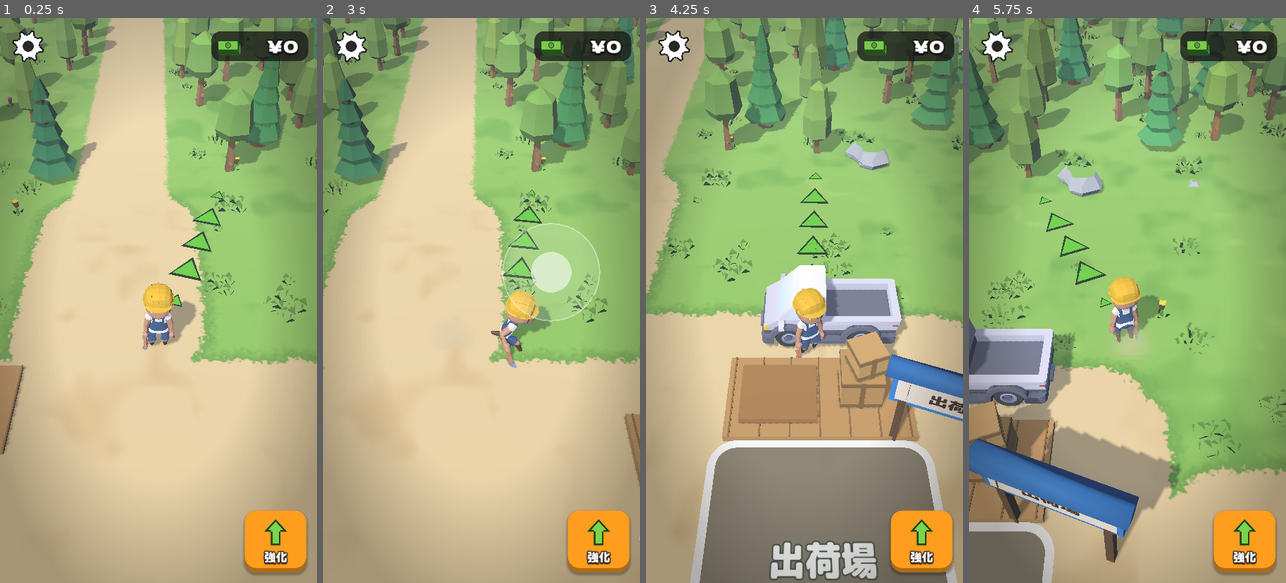
Above: before the commit, frames 1-4 (left to right).
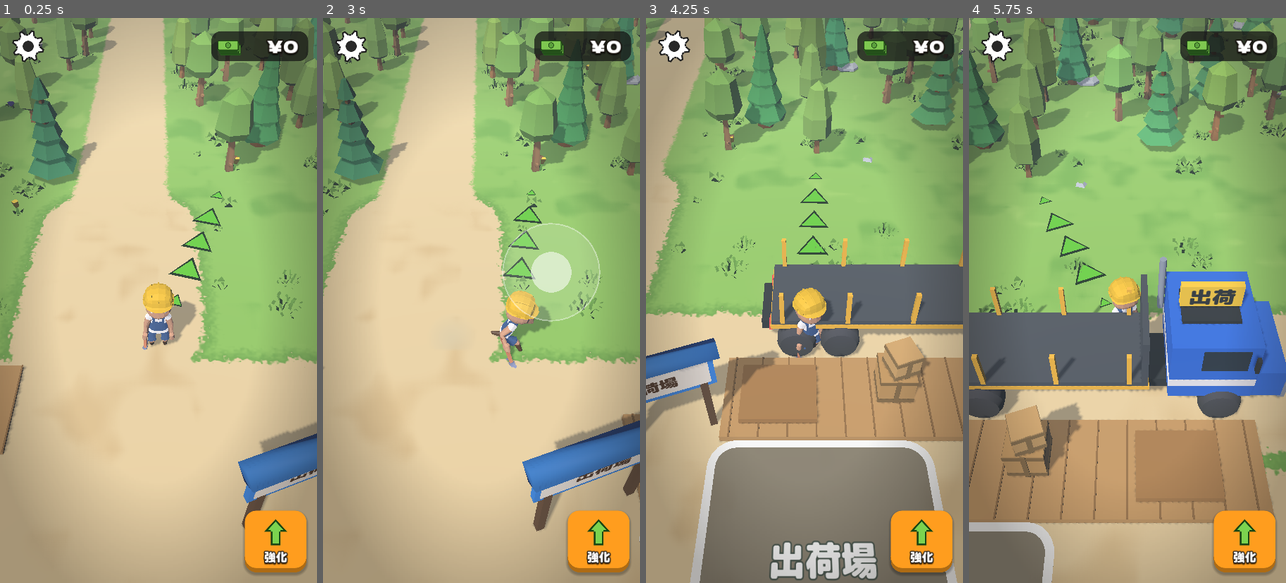
Above: after the commit, the same moments.

Repository: seoooma/tree-miner
Game: Godot game, scene res://scenes/main.tscn
Same seed, same stepped clock (60 frames per second), same inputs: the game is played once before the commit and once after it.
Inputs (mouse positions are in pixels of both pictures, inside the frame that each line leads up to):
- Up to frame 1 (0.25 s): no input
- Up to frame 2 (3 s): click (351, 46) at 0.52 s; click (598, 543) at 1.27 s; click (611, 238) at 2.02 s; tap Enter at 2.75 s; move the mouse to (551, 272) at 2.77 s; hold D from 2.78 s (still down); tap E at 2.85 s; click (551, 272) at 2.92 s
- Up to frame 3 (4.25 s): release D at 3.5 s; drag from (741, 328) to (788, 413) at 3.52 s
- Up to frame 4 (5.75 s): move the mouse to (1159, 176) at 4.27 s; hold D 4.28-5 s; tap E at 4.35 s; drag from (1111, 413) to (1032, 215) at 5.02 s

The runs differ from the first frame. In frame 1, 3.3% of the frame differs, in the area x 0-100%, y 5-91%; in frame 2, 4.5%; in frame 3, 18%; in frame 4, 37%, in the area x 0-100%, y 0-97%.

Commit message:
販売専用のトラックと、丸太をそのまま売る枠を追加する (#20)
- 出荷場の奥に青い運転台の長い平荷台トラック（屋根に「出荷」の札。乗れない）を停め、
  板・丸太を出荷のペースで積み込む。満載か積む物が2.5秒無くなると代金が入り、拠点の外へ走り去って空で戻る
- 出荷場の右隣に「丸太を売る」枠を追加（丸太の売値 = 板の半値）
- トラックの道を土の作業場として敷く。積み荷・丸太の山はセーブに入る


Claude-Session: https://claude.ai/code/session_01PjCfv6TjcpzinASybi8SSq

Co-authored-by: Claude <noreply@anthropic.com>

Diff:
--- a/data/balance.json
+++ b/data/balance.json
@@ -68,7 +68,11 @@
 	},
 
 	"dock": {
-		"_comment": "出荷場に置いた板は、強化『出荷のペース』の枚/秒で1枚ずつ売れていく。置ける数に上限はない"
+		"_comment": "出荷場に置いた板と、隣の『丸太を売る』枠に置いた丸太は、強化『出荷のペース』の個/秒で販売のトラックに積まれる。置ける数に上限はない。丸太は丸太の売値（板の半値）で売れる",
+		"_truck_note": "トラック1台に積める数 = max(truck_min_capacity, 出荷のペース x truck_load_sec)。満載か、積む物が depart_idle_sec 秒無くなると代金が入って走り去り、すぐ空のトラックが戻る",
+		"truck_load_sec": 10,
+		"truck_min_capacity": 12,
+		"depart_idle_sec": 2.5
 	},
 
 	"camera": {
@@ -125,8 +129,8 @@
 		  "base_value": 5.0, "per_level": 0.4,  "base_cost": 25,  "cost_growth": 1.6,  "max_level": 15, "unit": "m/秒",  "decimals": 1 },
 		{ "id": "sawmill",    "name": "製材ライン", "desc": "Lv1で開放。丸太を板(売値x2)に加工。以降は加工速度アップ",
 		  "base_value": 0.25, "per_level": 0.25, "base_cost": 150, "cost_growth": 1.7, "max_level": 20, "unit": "本/秒", "decimals": 2, "locked_at_zero": true },
-		{ "id": "dock",       "name": "出荷のペース", "desc": "出荷場に置いた板が売れていく速さ",
-		  "base_value": 0.5, "per_level": 0.3, "base_cost": 120, "cost_growth": 1.6, "max_level": 20, "unit": "枚/秒", "decimals": 1, "requires": "sawmill" },
+		{ "id": "dock",       "name": "出荷のペース", "desc": "出荷場の板・丸太を販売のトラックに積む速さ。速いほど大きなトラックが来る",
+		  "base_value": 0.5, "per_level": 0.3, "base_cost": 120, "cost_growth": 1.6, "max_level": 20, "unit": "個/秒", "decimals": 1, "requires": "sawmill" },
 		{ "id": "plank_belt", "name": "板のコンベア", "desc": "Lv1で開放。製材所の板を出荷場へ自動で運ぶ。以降は運ぶ速さアップ",
 		  "base_value": 0.2, "per_level": 0.4, "base_cost": 500, "cost_growth": 1.6, "max_level": 12, "unit": "枚/秒", "decimals": 1, "locked_at_zero": true, "requires": "sawmill" },
 		{ "id": "lumberjack", "name": "伐採員",     "desc": "雇った仲間。役割（伐採／運搬）を下で切り替えられる",
--- a/scripts/main.gd
+++ b/scripts/main.gd
@@ -17,8 +17,9 @@
 const LINE_X := {"river": -16.5}
 const LINE_CLEAR_X := 14.6
 ## 拠点の土の作業場: Vector4(中心x, 中心z, 半幅x, 半幅z)。製材所・出荷場・給油所の広場、森への道、
-## 左（川の集積所と伐採機の出現位置）と右（運搬車の出現位置）
+## 左（川の集積所と伐採機の出現位置）と右（運搬車の出現位置）、出荷場の奥から拠点の外（右端）へ抜ける販売のトラックの道
 const SAND_RECTS: Array[Vector4] = [
+	Vector4(14.5, 4.6, 7.0, 1.5),
 	Vector4(-0.5, 10.0, 9.5, 5.6),
 	Vector4(0.0, 2.0, 1.9, 3.2),
 	Vector4(-13.0, 8.6, 4.6, 4.8),
--- a/scripts/ui/hud.gd
+++ b/scripts/ui/hud.gd
@@ -24,7 +24,7 @@
 	"lumberjack": "人数",
 	"lumberjack_capacity": "積載量",
 	"river": "流れの速さ",
-	"dock": "売れる速さ",
+	"dock": "積み込む速さ",
 	"plank_belt": "運ぶ速さ",
 	"conveyor": "運ぶ速さ",
 	"harvester": "伐採力",
--- /dev/null
+++ b/scripts/world/sale_truck.gd
@@ -0,0 +1,188 @@
+class_name SaleTruck
+extends Node3D
+## 出荷場に来る販売専用のトラック（見た目と動きだけ。積み込みと売上は ShipDock が決める）。
+## プレイヤーが乗る機械（トラクター・小型トラック）と見分けがつくように、
+## 青い運転台に長い平荷台を引く大きなトラックにして、屋根に「出荷」の札を付けている。乗れない。
+## 正面は +X。荷台に板・丸太が積まれ、満載になると +X の方向（拠点の外）へ走り去り、
+## しばらくすると空のトラックがバックで戻ってくる。
+
+signal arrived
+
+enum State { PARKED, LEAVING, AWAY, ARRIVING }
+
+## 停める位置から、見えなくなる位置までの距離（+X 方向）
+const EXIT_DISTANCE := 18.0
+const SPEED := 9.0
+const AWAY_SEC := 0.6
+## 荷台（ローカル座標）。板は荷台の長さ方向に4枚、横に4枚並べて積む
+const BED_CENTER := Vector3(-0.85, 0.82, 0)
+const BED_SIZE := Vector3(4.0, 0.12, 1.5)
+const SLOT_COLS := 4
+const SLOT_ROWS := 4
+const LAYER_H := 0.17
+const VISIBLE_MAX := 64
+
+const CAB_COLOR := Color("#2f6fd6")
+const TRIM_COLOR := Color("#f4f1ea")
+const BED_COLOR := Color("#4a4f57")
+const STAKE_COLOR := Color("#ffc23d")
+
+var state := State.PARKED
+## 積んでいる荷物 {"kind": "plank" | "log", "tree": 木のID}
+var cargo: Array[Dictionary] = []
+
+var park_x := 0.0
+var _speed := 0.0
+var _away_timer := 0.0
+var _wheels: Array[Node3D] = []
+var _body: Node3D
+var _load_root: Node3D
+
+
+func _ready() -> void:
+	park_x = position.x
+	_build()
+
+
+func is_parked() -> bool:
+	return state == State.PARKED
+
+
+## 次に積む荷物が飛んでいく先（荷台の上）
+func next_slot_position() -> Vector3:
+	return to_global(_slot(mini(cargo.size(), VISIBLE_MAX - 1)) + Vector3(0, 0.15, 0))
+
+
+func add_cargo(kind: String, tree_id: String) -> void:
+	cargo.append({"kind": kind, "tree": tree_id})
+	if cargo.size() <= VISIBLE_MAX:
+		_load_root.add_child(_cargo_mesh(cargo.size() - 1))
+
+
+func clear_cargo() -> void:
+	cargo.clear()
+	for child in _load_root.get_children():
+		child.queue_free()
+
+
+## 積み荷ごと拠点の外へ走り去る
+func depart() -> void:
+	if state != State.PARKED:
+		return
+	state = State.LEAVING
+	_speed = 0.0
+
+
+func _process(delta: float) -> void:
+	match state:
+		State.LEAVING:
+			_speed = minf(SPEED, _speed + 6.0 * delta)
+			position.x += _speed * delta
+			if position.x >= park_x + EXIT_DISTANCE:
+				state = State.AWAY
+				visible = false
+				_away_timer = AWAY_SEC
+				clear_cargo()
+		State.AWAY:
+			_away_timer -= delta
+			if _away_timer <= 0.0:
+				state = State.ARRIVING
+				visible = true
+				position.x = park_x + EXIT_DISTANCE
+		State.ARRIVING:
+			# バックで出荷場の横へ。止まる手前でゆっくりになる
+			var left := position.x - park_x
+			var v := clampf(left * 1.6, 1.2, SPEED)
+			position.x = maxf(park_x, position.x - v * delta)
+			_speed = -v
+			if position.x <= park_x:
+				_speed = 0.0
+				state = State.PARKED
+				arrived.emit()
+		State.PARKED:
+			_speed = 0.0
+	# タイヤを回し、走っているときだけ車体を少し揺らす
+	for w in _wheels:
+		w.rotate_object_local(Vector3.RIGHT, -_speed * delta / 0.36)
+	if _body:
+		_body.position.y = sin(Time.get_ticks_msec() * 0.02) * 0.015 if absf(_speed) > 0.1 else 0.0
+
+
+func _slot(index: int) -> Vector3:
+	var per_layer := SLOT_COLS * SLOT_ROWS
+	var layer := floori(index / float(per_layer))
+	var cell := index % per_layer
+	var col := cell % SLOT_COLS
+	var row := floori(cell / float(SLOT_COLS))
+	return BED_CENTER + Vector3((col - (SLOT_COLS - 1) * 0.5) * 0.96, 0.14 + layer * LAYER_H, (row - (SLOT_ROWS - 1) * 0.5) * 0.33)
+
+
+func _cargo_mesh(index: int) -> Node3D:
+	var item := cargo[index]
+	var node: Node3D
+	if item["kind"] == "log":
+		node = LogDrop.make_log_mesh(item["tree"], 0.0)
+		node.scale = Vector3(1.3, 1.2, 1.2)
+	else:
+		node = Sawmill._plank_mesh(item["tree"])
+	node.position = _slot(index)
+	node.rotation_degrees.y = 2.0 if index % 2 == 0 else -2.0
+	return node
+
+
+## 車体: 青い運転台（白い帯と屋根の「出荷」の札）＋黄色い柱の長い平荷台＋6輪
+func _build() -> void:
+	_body = Node3D.new()
+	add_child(_body)
+	# シャシー
+	_body.add_child(Fx.box(Vector3(5.9, 0.22, 1.0), Color("#2b2f35"), Vector3(-0.1, 0.5, 0), "metal"))
+	# 運転台（前が +X）
+	var cab_x := 2.15
+	_body.add_child(Fx.box(Vector3(1.35, 1.25, 1.62), CAB_COLOR, Vector3(cab_x, 1.2, 0), "metal"))
+	_body.add_child(Fx.box(Vector3(0.55, 0.6, 1.55), CAB_COLOR, Vector3(cab_x + 0.9, 0.85, 0), "metal"))
+	_body.add_child(Fx.box(Vector3(1.37, 0.16, 1.64), TRIM_COLOR, Vector3(cab_x, 0.95, 0)))
+	_body.add_child(Fx.box(Vector3(0.08, 0.5, 1.4), Color("#24303f"), Vector3(cab_x + 0.66, 1.5, 0)))
+	for z in [-1, 1]:
+		_body.add_child(Fx.box(Vector3(0.7, 0.45, 0.04), Color("#24303f"), Vector3(cab_x + 0.15, 1.52, z * 0.81)))
+		_body.add_child(Fx.box(Vector3(0.1, 0.12, 0.3), Color("#fff0b0"), Vector3(cab_x + 1.17, 0.95, z * 0.55)))
+		# バックミラー
+		_body.add_child(Fx.box(Vector3(0.06, 0.28, 0.08), Color("#2b2f35"), Vector3(cab_x + 0.6, 1.55, z * 0.92)))
+	_body.add_child(Fx.box(Vector3(0.12, 0.3, 1.5), Color("#9aa3ad"), Vector3(cab_x + 1.2, 0.62, 0), "metal"))
+	# 屋根の「出荷」の札（販売のトラックだとひと目でわかるように）
+	_body.add_child(Fx.box(Vector3(0.9, 0.06, 0.7), Color("#2b2f35"), Vector3(cab_x - 0.05, 1.86, 0)))
+	var board := Fx.box(Vector3(0.95, 0.42, 0.12), Color("#ffd23f"), Vector3(cab_x - 0.05, 2.12, 0))
+	_body.add_child(board)
+	for side in [-1, 1]:
+		var label := Label3D.new()
+		label.text = "出荷"
+		label.font_size = 64
+		label.pixel_size = 0.0055
+		label.modulate = Color("#2b2f35")
+		label.outline_size = 0
+		label.position = Vector3(cab_x - 0.05, 2.12, side * 0.065)
+		label.rotation_degrees.y = 0.0 if side > 0 else 180.0
+		_body.add_child(label)
+	# 排気筒
+	_body.add_child(Fx.cylinder(0.06, 1.1, Color("#9aa3ad"), Vector3(cab_x - 0.75, 1.65, -0.7), -1.0, 8, false, "metal"))
+	# 平荷台と前の鳥居（荷物止め）、両脇の黄色い柱
+	_body.add_child(Fx.box(BED_SIZE, BED_COLOR, BED_CENTER, "metal"))
+	_body.add_child(Fx.box(Vector3(BED_SIZE.x + 0.04, 0.08, BED_SIZE.z + 0.04), STAKE_COLOR, BED_CENTER + Vector3(0, -0.08, 0), "metal"))
+	_body.add_child(Fx.box(Vector3(0.1, 1.0, 1.5), BED_COLOR, BED_CENTER + Vector3(BED_SIZE.x * 0.5 - 0.05, 0.5, 0), "metal"))
+	for i in 4:
+		var x := BED_CENTER.x - BED_SIZE.x * 0.5 + 0.2 + i * (BED_SIZE.x - 0.5) / 3.0
+		for z in [-1, 1]:
+			_body.add_child(Fx.box(Vector3(0.08, 0.7, 0.08), STAKE_COLOR, BED_CENTER + Vector3(x - BED_CENTER.x, 0.35, z * 0.72), "metal"))
+	# テールランプ
+	for z in [-1, 1]:
+		_body.add_child(Fx.box(Vector3(0.06, 0.12, 0.25), Color("#ff4d4d"), Vector3(BED_CENTER.x - BED_SIZE.x * 0.5 - 0.02, 0.62, z * 0.55)))
+	# タイヤ（Kenney の Car Kit のトラック用）。前1軸・後ろ2軸
+	for x in [2.35, -1.6, -2.4]:
+		for z in [-1, 1]:
+			var wheel := Fx.model("res://assets/kenney/car/wheel-truck.glb")
+			wheel.position = Vector3(x, 0.36, z * 0.7)
+			wheel.rotation_degrees.y = 90.0
+			wheel.scale = Vector3.ONE * 1.2
+			add_child(wheel)
+			_wheels.append(wheel)
+	_load_root = Node3D.new()
+	_body.add_child(_load_root)
--- a/scripts/world/ship_dock.gd
+++ b/scripts/world/ship_dock.gd
@@ -1,64 +1,110 @@
 class_name ShipDock
 extends Station
-## 出荷場。製材ライン開放後、板をここに運ぶと荷台に積まれ、1枚ずつ売れていく。
-## - 売れる速さは強化『出荷のペース』（枚/秒）。荷台に置ける数に上限はない
+## 出荷場。製材ライン開放後、板をここに運ぶと荷台に積まれ、販売のトラックに積み込まれていく。
+## - 隣の「丸太を売る」枠に置いた丸太も同じトラックで売れる（板より安い。製材所が追いつかないときの逃がし先）
+## - 積み込む速さは強化『出荷のペース』（個/秒）。荷台に置ける数に上限はない
+## - トラックが満載になるか、積む物がしばらく無くなると、積み荷の代金が入ってトラックが拠点の外へ走り去る。
+##   すぐに空のトラックが戻ってくる。トラックがいない間の積み込みは貯めておき、戻ってきたらまとめて積む
 ## - 強化『板のコンベア』を開放すると、製材所の出口の板がコンベアで荷台へ自動で運ばれる
 
 const PAD_RADIUS := 1.8
 const SELL_ID := "dock"
 const BELT_ID := "plank_belt"
 const PILE_VISIBLE := 48
+## 丸太を売る枠（出荷場の右隣）
+const LOG_PAD_OFFSET := Vector3(3.7, 0, 0.2)
+const LOG_PAD_RADIUS := 1.35
+const LOG_PILE_OFFSET := Vector3(3.6, 0.26, -2.6)
+## 販売のトラックを停める位置（荷台の奥。正面は +X で、拠点の外へ向かう）
+const TRUCK_OFFSET := Vector3(2.0, 0, -4.4)
 
 var sawmill: Sawmill
-## 荷台に積まれて売れるのを待っている板（木のID）
+## 荷台に積まれてトラックを待っている板（木のID）
 var stock: Array[String] = []
+## 丸太を売る枠の横に積まれてトラックを待っている丸太（木のID）
+var log_stock: Array[String] = []
 ## 製材所の出口 → 荷台のコンベア
 var belt: Conveyor
+var truck: SaleTruck
 
 var _zone: Zone
-## 荷台の板の山。数は stock と同じで、売れた分だけ消える
+var _log_zone: Zone
+## 荷台の板の山。数は stock と同じで、トラックに積んだ分だけ消える
 var _stock_pile: Node3D
-var _sell_progress := 0.0
+var _log_pile: Node3D
+## 積み込みの進み具合（1 で1個積む）。トラックがいない間も貯まる（上限はトラック1台分）
+var _load_progress := 0.0
+## 積む物が無くなってからの秒数（積み荷があればこの秒数で出発する）
+var _idle_time := 0.0
 
 
 func _ready() -> void:
 	_zone = Zone.new(Vector2.ONE * PAD_RADIUS * 2.0, Color(0.5, 0.85, 0.55, 0.16))
 	add_child(_zone)
-	# 木の桟橋風の床と、出荷待ちの荷物
-	add_child(Fx.box(Vector3(3.2, 0.14, 1.6), Color("#c99a5e"), Vector3(0, 0.07, -2.6), "wood"))
-	for i in 7:
-		add_child(Fx.box(Vector3(0.03, 0.02, 1.6), Color("#9a7040"), Vector3(-1.5 + i * 0.5, 0.15, -2.6)))
+	_log_zone = Zone.new(Vector2.ONE * LOG_PAD_RADIUS * 2.0, Color(0.92, 0.55, 0.3, 0.16))
+	_log_zone.position = LOG_PAD_OFFSET
+	add_child(_log_zone)
+	# 木の桟橋風の床（左に板、右に丸太を積む）と、出荷待ちの荷物
+	add_child(Fx.box(Vector3(6.6, 0.14, 1.6), Color("#c99a5e"), Vector3(1.65, 0.07, -2.6), "wood"))
+	for i in 14:
+		add_child(Fx.box(Vector3(0.03, 0.02, 1.6), Color("#9a7040"), Vector3(-1.5 + i * 0.48, 0.15, -2.6)))
 	add_child(Fx.box(Vector3(1.3, 0.12, 1.1), Color("#b07f48"), Vector3(-0.7, 0.2, -2.6), "wood"))
-	# 桟橋の奥に、板を運び出すトラックを停めておく（見た目だけ）
-	var truck := Fx.model("res://assets/kenney/car/truck-flat.glb")
-	truck.scale = Vector3.ONE * 0.95
-	truck.position = Vector3(0.2, 0, -4.3)
-	truck.rotation_degrees.y = -90.0
-	add_child(truck)
+	add_child(Fx.box(Vector3(1.3, 0.12, 1.1), Color("#b07f48"), Vector3(LOG_PILE_OFFSET.x, 0.2, -2.6), "wood"))
 	_stock_pile = Node3D.new()
 	_stock_pile.position = Vector3(-0.7, 0.26, -2.6)
 	add_child(_stock_pile)
-	var c1 := Props.crate(0.7)
-	c1.position = Vector3(0.7, 0.14, -2.7)
+	_log_pile = Node3D.new()
+	_log_pile.position = LOG_PILE_OFFSET
+	add_child(_log_pile)
+	var c1 := Props.crate(0.6)
+	c1.position = Vector3(1.3, 0.14, -2.75)
 	add_child(c1)
-	var c2 := Props.crate(0.5, Color("#d8ab6a"))
-	c2.position = Vector3(0.75, 0.84, -2.7)
+	var c2 := Props.crate(0.45, Color("#d8ab6a"))
+	c2.position = Vector3(1.35, 0.74, -2.75)
 	c2.rotation_degrees.y = 20.0
 	add_child(c2)
 	var signboard := Props.signboard("出荷場", Color("#3b8fe0"))
-	signboard.position = Vector3(1.9, 0, -1.6)
-	signboard.rotation_degrees.y = -20.0
+	signboard.position = Vector3(-2.5, 0, -1.9)
+	signboard.rotation_degrees.y = 20.0
 	add_child(signboard)
+	# 販売のトラック（プレイヤーが乗る機械とは別。乗れない）
+	truck = SaleTruck.new()
+	truck.position = TRUCK_OFFSET
+	add_child(truck)
+	truck.arrived.connect(func() -> void: _idle_time = 0.0)
 	stock = GameState.stock_list("dock")
-	GameState.saving.connect(func() -> void:
-		var ids := stock.duplicate()
-		if belt:
-			ids.append_array(belt.ids_in_flight())
-		GameState.stock["dock"] = ids)
+	log_stock = GameState.stock_list("dock_logs")
+	for entry in GameState.stock.get("dock_truck", []):
+		var parts := str(entry).split(":")
+		if parts.size() == 2 and parts[0] in ["plank", "log"] and not GameData.tree_def(parts[1]).is_empty():
+			truck.add_cargo(parts[0], parts[1])
+	GameState.saving.connect(_on_saving)
 	_build_belt()
 	GameState.upgrade_changed.connect(func(_id: String, _level: int) -> void: _refresh())
 	_refresh()
 	_rebuild_stock()
+	_rebuild_logs()
+
+
+func _on_saving() -> void:
+	var ids := stock.duplicate()
+	if belt:
+		ids.append_array(belt.ids_in_flight())
+	GameState.stock["dock"] = ids
+	GameState.stock["dock_logs"] = log_stock.duplicate()
+	# 走り去っている途中のトラックの積み荷は、出発したときに売れている
+	var cargo: Array[String] = []
+	if truck.is_parked():
+		for item in truck.cargo:
+			cargo.append("%s:%s" % [item["kind"], item["tree"]])
+	GameState.stock["dock_truck"] = cargo
+
+
+## トラック1台に積める数。出荷のペースが上がるほど大きなトラックが来る（約10秒ぶん、最低12個）
+static func truck_capacity() -> int:
+	var sec := float(GameData.dock.get("truck_load_sec", 10.0))
+	var min_cap := int(GameData.dock.get("truck_min_capacity", 12))
+	return maxi(min_cap, ceili(GameState.value(SELL_ID) * sec))
 
 
 ## 製材所の出口（コンベアの始点）から荷台の横（終点）までのベルトコンベア。強化で開放するまでは隠す
@@ -82,6 +128,7 @@
 func _refresh() -> void:
 	var unlocked := GameState.level("sawmill") > 0
 	_zone.set_fill(Color(0.5, 0.85, 0.55, 0.16) if unlocked else Color(0.3, 0.3, 0.3, 0.2))
+	_log_zone.visible = unlocked
 	if belt:
 		belt.set_active(unlocked and GameState.level(BELT_ID) > 0)
 	_update_label()
@@ -95,6 +142,7 @@
 	if not stock.is_empty():
 		title = "出荷中"
 	_zone.set_text(title, "板: %d" % stock.size())
+	_log_zone.set_text("丸太を売る", "板の半値")
 
 
 func _process(delta: float) -> void:
@@ -107,15 +155,79 @@
 			var item := stack.take("plank")
 			Fx.fly_item(self, Sawmill._plank_mesh(item["tree"]), (carrier as Node3D).global_position + Vector3(0, 1.0, 0), _pile_top(), 0.25)
 			_add_stock(item["tree"])
-	# 荷台の板が1枚ずつ売れていく
-	if stock.is_empty():
-		_sell_progress = 0.0
+	# 運んできた丸太を、丸太を売る枠の横に置く
+	for carrier in carriers_near(global_position + LOG_PAD_OFFSET, LOG_PAD_RADIUS):
+		var stack: CarryStack = carrier.stack
+		if stack.count("log") > 0 and tick(carrier, "sell_log", delta):
+			var item := stack.take("log")
+			Fx.fly_item(self, LogDrop.make_log_mesh(item["tree"]), (carrier as Node3D).global_position + Vector3(0, 1.0, 0), _log_pile_top(), 0.25)
+			add_log(item["tree"])
+	_process_truck(delta)
+	_update_label()
+
+
+## 荷台の板・丸太を、出荷のペースでトラックに積む。満載か、積む物がしばらく無ければ出発
+func _process_truck(delta: float) -> void:
+	var capacity := truck_capacity()
+	var has_goods := not stock.is_empty() or not log_stock.is_empty()
+	if has_goods:
+		var room := capacity - (truck.cargo.size() if truck.is_parked() else 0)
+		_load_progress = minf(_load_progress + GameState.value(SELL_ID) * delta, maxf(1.0, float(room)))
 	else:
-		_sell_progress += GameState.value(SELL_ID) * delta
-		while _sell_progress >= 1.0 and not stock.is_empty():
-			_sell_progress -= 1.0
-			_sell_one()
-	_update_label()
+		_load_progress = minf(_load_progress, 1.0)
+	if not truck.is_parked():
+		return
+	while _load_progress >= 1.0 and truck.cargo.size() < capacity and (not stock.is_empty() or not log_stock.is_empty()):
+		_load_progress -= 1.0
+		_load_one()
+	if truck.cargo.is_empty():
+		_idle_time = 0.0
+		return
+	if not stock.is_empty() or not log_stock.is_empty():
+		_idle_time = 0.0
+	else:
+		_idle_time += delta
+	if truck.cargo.size() >= capacity or _idle_time >= float(GameData.dock.get("depart_idle_sec", 2.5)):
+		_depart()
+
+
+## 荷台から1個トラックに積む（多いほうの山から）
+func _load_one() -> void:
+	if log_stock.size() > stock.size():
+		var log_id: String = log_stock.pop_back()
+		var from := _log_pile_top()
+		_rebuild_logs()
+		Fx.fly_item(self, LogDrop.make_log_mesh(log_id), from, truck.next_slot_position(), 0.3)
+		truck.add_cargo("log", log_id)
+	else:
+		var plank_id: String = stock.pop_front()
+		var from := _pile_top()
+		_rebuild_stock()
+		Fx.fly_item(self, Sawmill._plank_mesh(plank_id), from, truck.next_slot_position(), 0.3)
+		truck.add_cargo("plank", plank_id)
+	Audio.play("drop", -14.0, 1.25)
+
+
+## 積み荷の代金を受け取って、トラックを走らせる
+func _depart() -> void:
+	var total := 0
+	for item in truck.cargo:
+		total += cargo_price(item)
+	GameState.add_money(total)
+	var at := truck.global_position + Vector3(-0.8, 2.0, 0)
+	Fx.popup(self, at, "+¥%d" % total, Color("#ffe14d"), 84)
+	for i in mini(4, 1 + truck.cargo.size() / 8):
+		Fx.coin_pop(self, at + Vector3(randf_range(-1.2, 1.2), -1.0, 0))
+	Audio.play("sell", -4.0, 1.0)
+	Audio.play("board", -12.0, 0.8)
+	_idle_time = 0.0
+	truck.depart()
+
+
+static func cargo_price(item: Dictionary) -> int:
+	if item.get("kind", "") == "log":
+		return GameData.log_price(str(item.get("tree", "")))
+	return GameData.plank_price(str(item.get("tree", "")))
 
 
 func _add_stock(tree_id: String) -> void:
@@ -123,20 +235,18 @@
 	_rebuild_stock()
 
 
-func _sell_one() -> void:
-	var tree_id: String = stock.pop_front()
-	var top := _pile_top()
-	_rebuild_stock()
-	Fx.fly_item(self, Sawmill._plank_mesh(tree_id), top, top + Vector3(1.2, 1.6, -1.2), 0.35)
-	var price := GameData.plank_price(tree_id)
-	GameState.add_money(price)
-	Fx.popup(self, _stock_pile.global_position + Vector3(0, 0.6, 0), "+¥%d" % price, Color("#ffe14d"))
-	Fx.coin_pop(self, _stock_pile.global_position)
-	Audio.play("sell", -6.0, 1.1)
+## 丸太を売りに出す（丸太を売る枠に置いたとき）
+func add_log(tree_id: String) -> void:
+	log_stock.append(tree_id)
+	_rebuild_logs()
 
 
 func _pile_top() -> Vector3:
 	return _stock_pile.global_position + Vector3(0, 0.1 + floori(mini(stock.size(), PILE_VISIBLE) / 4.0) * 0.17, 0)
+
+
+func _log_pile_top() -> Vector3:
+	return _log_pile.global_position + Vector3(0, 0.12 + floori(mini(log_stock.size(), PILE_VISIBLE) / 4.0) * 0.2, 0)
 
 
 ## 荷台の板の山（4枚ずつ互い違いに積む）
@@ -150,3 +260,16 @@
 		plank.position = Vector3(0, 0.08 + row * 0.17, (col - 1.5) * 0.26)
 		plank.rotation_degrees.y = 4.0 if row % 2 == 0 else -4.0
 		_stock_pile.add_child(plank)
+
+
+## 売りに出した丸太の山（4本ずつ積む）
+func _rebuild_logs() -> void:
+	for child in _log_pile.get_children():
+		child.queue_free()
+	for i in mini(log_stock.size(), PILE_VISIBLE):
+		var col := i % 4
+		var row := floori(i / 4.0)
+		var log_mesh := LogDrop.make_log_mesh(log_stock[i], 90.0)
+		log_mesh.scale = Vector3(1.5, 1.0, 1.0)
+		log_mesh.position = Vector3((col - 1.5) * 0.23 + (0.11 if row % 2 == 1 else 0.0), 0.12 + row * 0.2, 0)
+		_log_pile.add_child(log_mesh)
--- a/tests/smoke_test.gd
+++ b/tests/smoke_test.gd
@@ -80,8 +80,9 @@
 	await _wait(1.0)
 	_check(player.stack.count("plank") == 0 and main.dock.stock.size() > 0, "出荷場に板を置ける (%d枚)" % main.dock.stock.size())
 	_check(main.dock.stock.size() < planks_held or GameState.money == money_before, "板はその場では全部売れず、荷台に残る")
-	await _wait(planks_held / GameState.value("dock") + 1.0)
-	_check(GameState.money > money_before and main.dock.stock.is_empty(), "荷台の板が出荷のペースで売れていく (+¥%d)" % (GameState.money - money_before))
+	await _wait(planks_held / GameState.value("dock") + float(GameData.dock.get("depart_idle_sec", 2.5)) + 1.0)
+	_check(GameState.money > money_before and main.dock.stock.is_empty(), "荷台の板がトラックに積まれ、走り去ると売上が入る (+¥%d)" % (GameState.money - money_before))
+	_check(not main.dock.truck.is_parked() or main.dock.truck.cargo.is_empty(), "積み込んだトラックは拠点の外へ走り去る")
 	_check(main.sawmill.queue.size() + main.sawmill.output.size() > 0 or main.lumberjacks[1].stack.size() > 0, "運搬役の伐採員が丸太を運んでいる")
 
 	# 5. 給油所で燃料缶を受け取る
@@ -336,6 +337,7 @@
 	while (not main.sawmill.output.is_empty() or main.dock.belt.in_flight() > 0 or not main.dock.stock.is_empty()) and frames < 60 * 40:
 		await get_tree().physics_frame
 		frames += 1
+	await _wait(float(GameData.dock.get("depart_idle_sec", 2.5)) + 0.5)
 	_check(main.sawmill.output.is_empty() and main.dock.stock.is_empty() and GameState.money > m0, "板のコンベアで出荷場に届き、売れる (+¥%d, %.1f秒)" % [GameState.money - m0, frames / 60.0])
 	await get_tree().process_frame
 	_check(main.dock._stock_pile.get_child_count() == 0, "売れた板は出荷場に残らない")
@@ -348,6 +350,45 @@
 	await _wait(0.3)
 	_check(player.stack.count("plank") == 0, "出荷場に%d枚あっても板を置ける" % MANY)
 	_empty_hands()
+
+	# 21b. 販売のトラックと、丸太をそのまま売る枠
+	main.dock.stock.clear()
+	main.dock._rebuild_stock()
+	frames = 0
+	while not (main.dock.truck.is_parked() and main.dock.truck.cargo.is_empty()) and frames < 60 * 20:
+		await get_tree().physics_frame
+		frames += 1
+	_check(main.dock.truck.is_parked() and main.dock.truck.cargo.is_empty(), "トラックは走り去ったあと空で戻ってくる (%.1f秒)" % (frames / 60.0))
+	_check(not main.dock.truck.is_in_group("vehicles") and not main.dock.truck.is_in_group("machines"), "販売のトラックには乗れない（機械とは別）")
+	_check(GameData.log_price("oak") < GameData.plank_price("oak"), "丸太の売値は板より安い")
+	_check(main.dock._log_zone.visible, "製材ライン開放後は「丸太を売る」枠がある")
+	var m_logs := GameState.money
+	for i in 3:
+		player.stack.add({"kind": "log", "tree": "oak"})
+	player.global_position = main.DOCK_POS + ShipDock.LOG_PAD_OFFSET
+	await _wait(0.6)
+	_check(player.stack.count("log") == 0, "「丸太を売る」枠に丸太を置ける")
+	_check(GameState.money == m_logs, "丸太はその場では売れず、トラックを待つ")
+	player.global_position = main.PLAYER_SPAWN
+	await _wait(3.0 / GameState.value("dock") + float(GameData.dock.get("depart_idle_sec", 2.5)) + 0.5)
+	_check(GameState.money - m_logs == GameData.log_price("oak") * 3, "丸太はトラックで丸太の売値で売れる (+¥%d)" % (GameState.money - m_logs))
+	# 満載になると、積む物が残っていても出発する
+	var cap := ShipDock.truck_capacity()
+	frames = 0
+	while not main.dock.truck.is_parked() and frames < 60 * 20:
+		await get_tree().physics_frame
+		frames += 1
+	for i in cap + 4:
+		main.dock.stock.append("pine")
+	frames = 0
+	var max_cargo := 0
+	while main.dock.truck.is_parked() and frames < 60 * 60:
+		await get_tree().process_frame
+		max_cargo = maxi(max_cargo, main.dock.truck.cargo.size())
+		frames += 1
+	_check(max_cargo == cap and main.dock.stock.size() == 4, "トラックは%d個で満載になり、残りは次のトラックを待つ (%d個積んで、残り%d個)" % [cap, max_cargo, main.dock.stock.size()])
+	main.dock.stock.clear()
+	main.dock.stock.append("pine")
 
 	# 22. 在庫はセーブに入る
 	GameState.saving.emit()
--- a/tools/cloud/shots.gd
+++ b/tools/cloud/shots.gd
@@ -95,10 +95,24 @@
 
 
 func _shot_sell() -> void:
-	for i in 8:
+	for i in 10:
 		main.dock._add_stock("pine")
-	_place(main.DOCK_POS + Vector3(0, 0, 3.0))
+	for i in 6:
+		main.dock.add_log("oak")
+	# 販売のトラックにある程度積まれたところ
+	for i in 7:
+		main.dock.truck.add_cargo("plank" if i % 3 else "log", "pine" if i % 3 else "oak")
+	_place(main.DOCK_POS + Vector3(1.5, 0, 3.0))
 	await _wait(1.2)
+
+
+## 販売のトラックが満載で走り去るところ（名前を指定したときだけ撮る: truck）
+func _shot_truck() -> void:
+	for i in ShipDock.truck_capacity() - 1:
+		main.dock.truck.add_cargo("plank", "maple")
+	main.dock._add_stock("maple")
+	_place(main.DOCK_POS + Vector3(5.0, 0, 3.0))
+	await _wait(1.75)
 
 
 func _shot_river() -> void:
@@ -140,3 +154,14 @@
 	cam.global_position = Vector3(0, 30, 24)
 	cam.look_at(Vector3(0, 0, 4), Vector3.UP)
 	await _wait(0.3)
+
+
+## 販売のトラックの道を真上から（名前を指定したときだけ撮る: road。カメラを外すので最後に撮る）
+func _shot_road() -> void:
+	_place(main.DOCK_POS)
+	await _wait(0.5)
+	var cam: FollowCamera = main.camera
+	cam.target = null
+	cam.global_position = Vector3(13, 22, 12)
+	cam.look_at(Vector3(13, 0, 5), Vector3.UP)
+	await _wait(0.3)
Binary file added: assets/kenney/car/wheel-truck.glb
Not shown, added: assets/kenney/car/wheel-truck.glb.import
Not shown, changed: CREDITS.md
